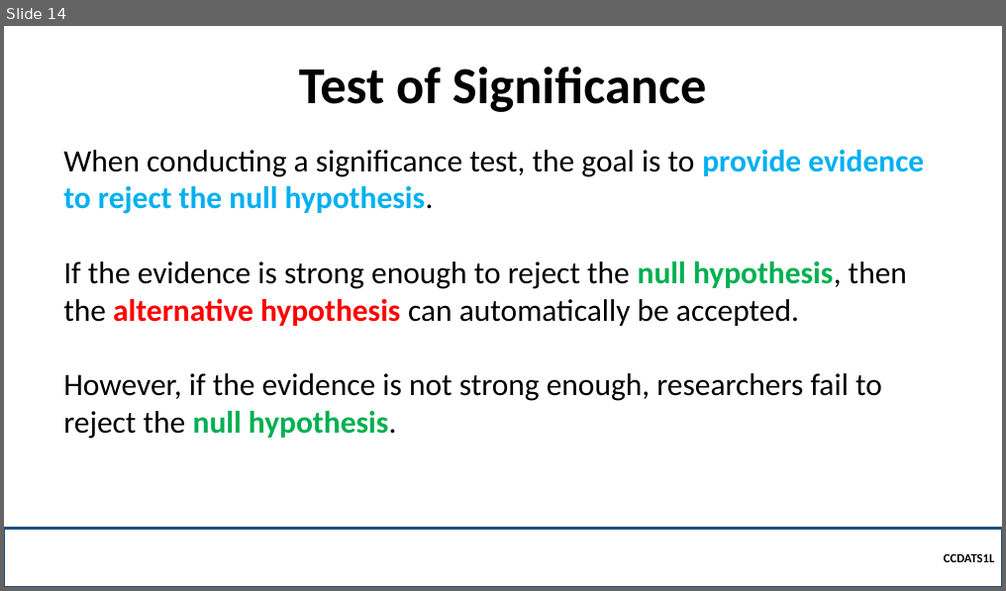
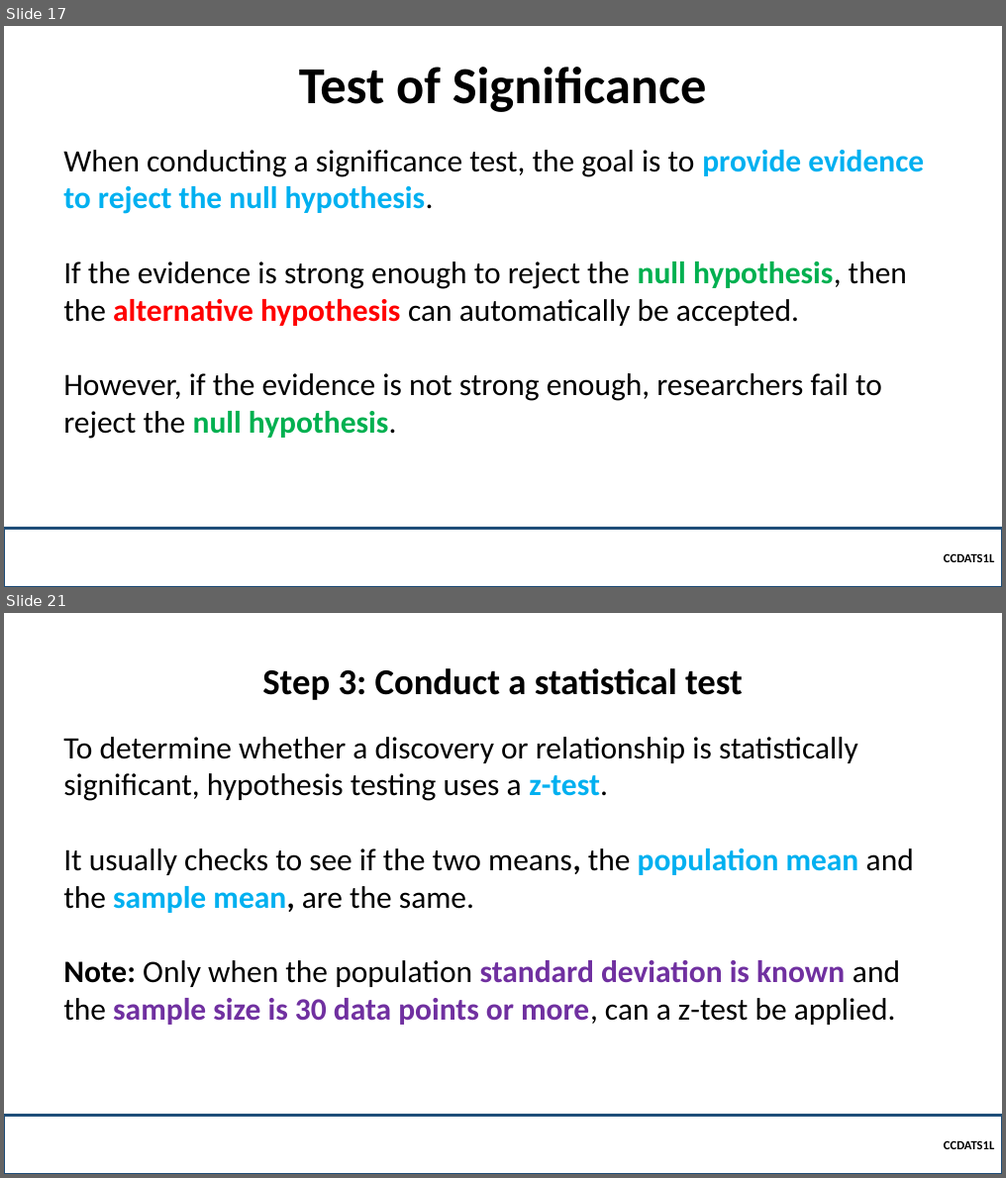
Before and after one commit to robitussin/CCDATS1L, a slide deck: week 10/Test of Significance.pptx. Shown one above the other, each under a label of ours: slide 14 before the commit, slides 17 and 21 after it; the slides between them are not shown. The pictures are 1006x591 and 1006x1178 pixels, drawn with LibreOffice and Linux fonts; fonts in the diff are those of the drawing; background and template pictures are left out. Boxes give left, top, right and bottom in pixels: in the first picture for what was removed or moved away, otherwise in the second. Text is boxed around its words. In the diff, an @@ line names an element or a change of style, - is before the commit and + after.

```diff
--- a/week 10/Test of Significance.pptx
+++ b/week 10/Test of Significance.pptx
@@ slide 21 added at (4, 613, 1002, 1174), background picture (left out) @@
@@ title added at (262, 668, 743, 700), 35 pt, text #000000, bold @@
+Step 3: Conduct a statistical test
@@ text added at (63, 737, 914, 1025), 30 pt, text #000000 @@
+To determine whether a discovery or relationship is statistically significant, hypothesis testing uses a z-test.
+It usually checks to see if the two means, the population mean and the sample mean, are the same.
+Note: Only when the population standard deviation is known and the sample size is 30 data points or more, can a z-test be applied.
@@ rectangle added at (4, 1115, 1002, 1174), outline #1F4E79 2.25 pt, 12 pt, text #000000, bold @@
+  CCDATS1L
@@ what was slide 14 is now slide 17 @@
```
Also in this commit, not shown: 8 slides changed, 9 other slides added, 2 slides removed, 5 other files.
